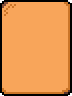
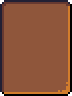
Revision of a layered (72, 96) image; what changed, layer by layer:
hid "orange button active", painted on it over (0, 0, 72, 95)
hid "orange button on", painted on it over (0, 0, 72, 95)
hid "orange button on hover", painted on it over (0, 0, 72, 95)
hid "orange button off hover" over (0, 0, 72, 95)
